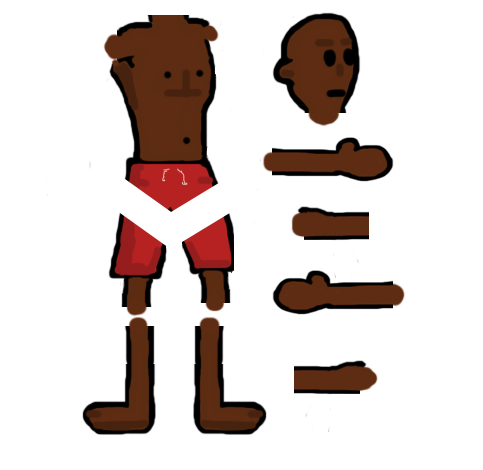
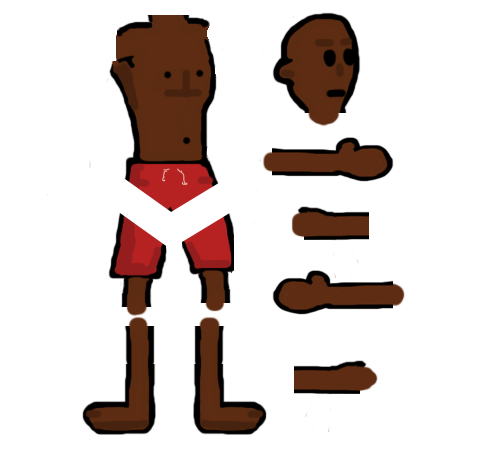
Comparing the layer stacks of the two (483, 470) images. Changes:
painted on "Torso" over bbox(103, 22, 222, 61)
